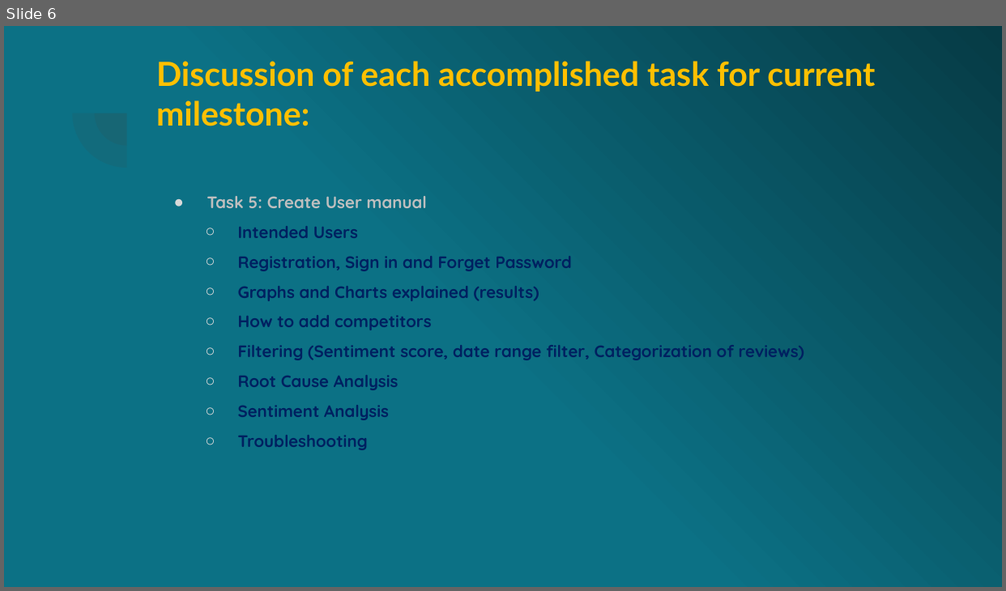
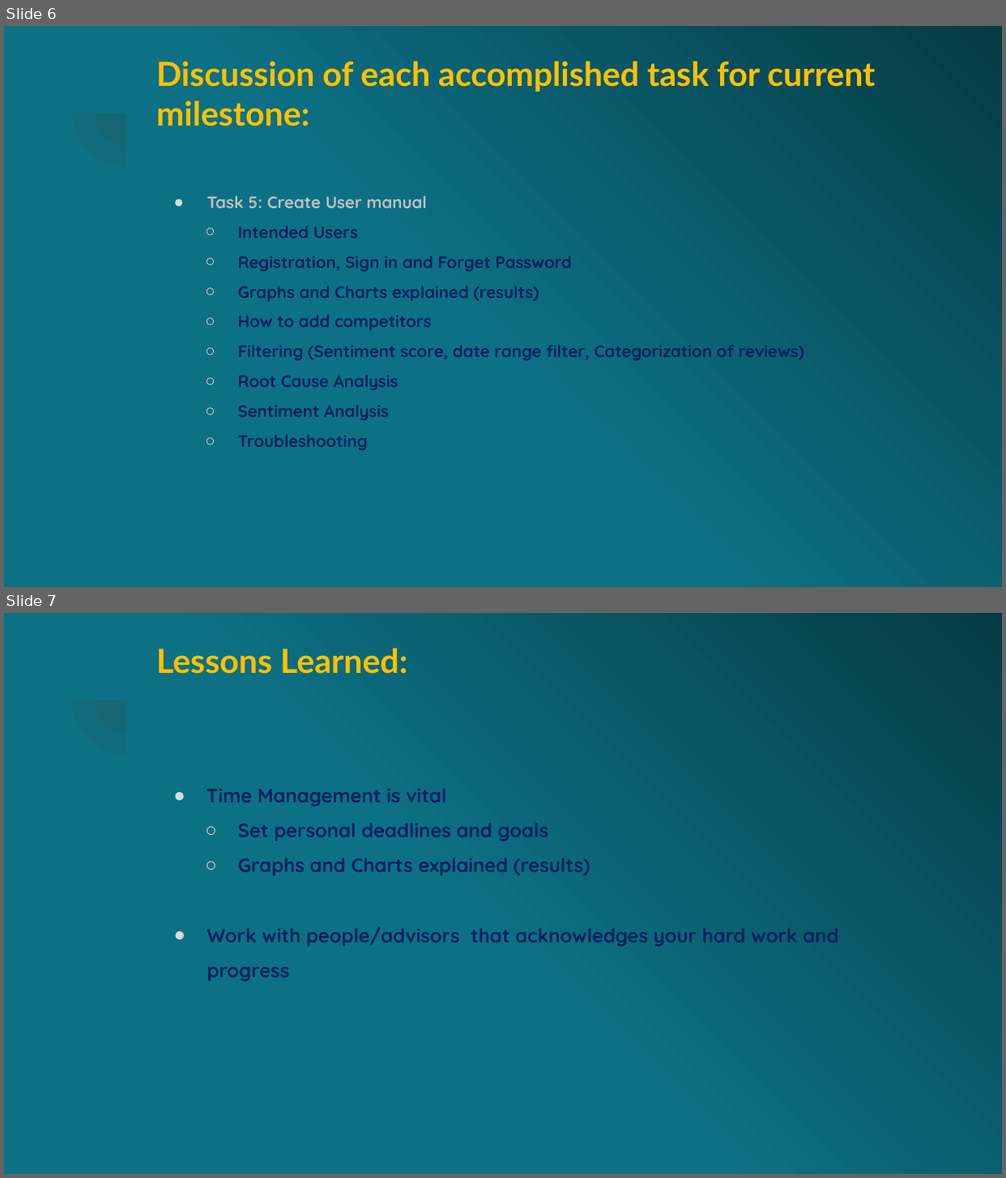
Before and after one commit to fobmsm/fobm.github.io, a slide deck: Milestone6.pptx. Shown one above the other, each under a label of ours: slide 6 before the commit, slides 6 and 7 after it. The pictures are 1006x591 and 1006x1178 pixels, drawn with LibreOffice and Linux fonts; fonts in the diff are those of the drawing. Boxes give left, top, right and bottom in pixels: in the first picture for what was removed or moved away, otherwise in the second. Text is boxed around its words. In the diff, an @@ line names an element or a change of style, - is before the commit and + after.

```diff
--- a/Milestone6.pptx
+++ b/Milestone6.pptx
@@ slide 7 added at bbox=[4, 613, 1002, 1174], background gradient #0C7185 to #063B45; not listed: 2 template elements that a slide beside it also shows @@
@@ title added at bbox=[156, 648, 407, 674], 24 pt, text #FFC000, bold @@
+Lessons Learned:
@@ text added at bbox=[206, 788, 838, 982], 14 pt, text #002060, bold @@
+            ● Time Management is vital
+        ○ Set personal deadlines and goals
+        ○ Graphs and Charts explained (results)
+● Work with people/advisors that acknowledges your hard work and progress
```
